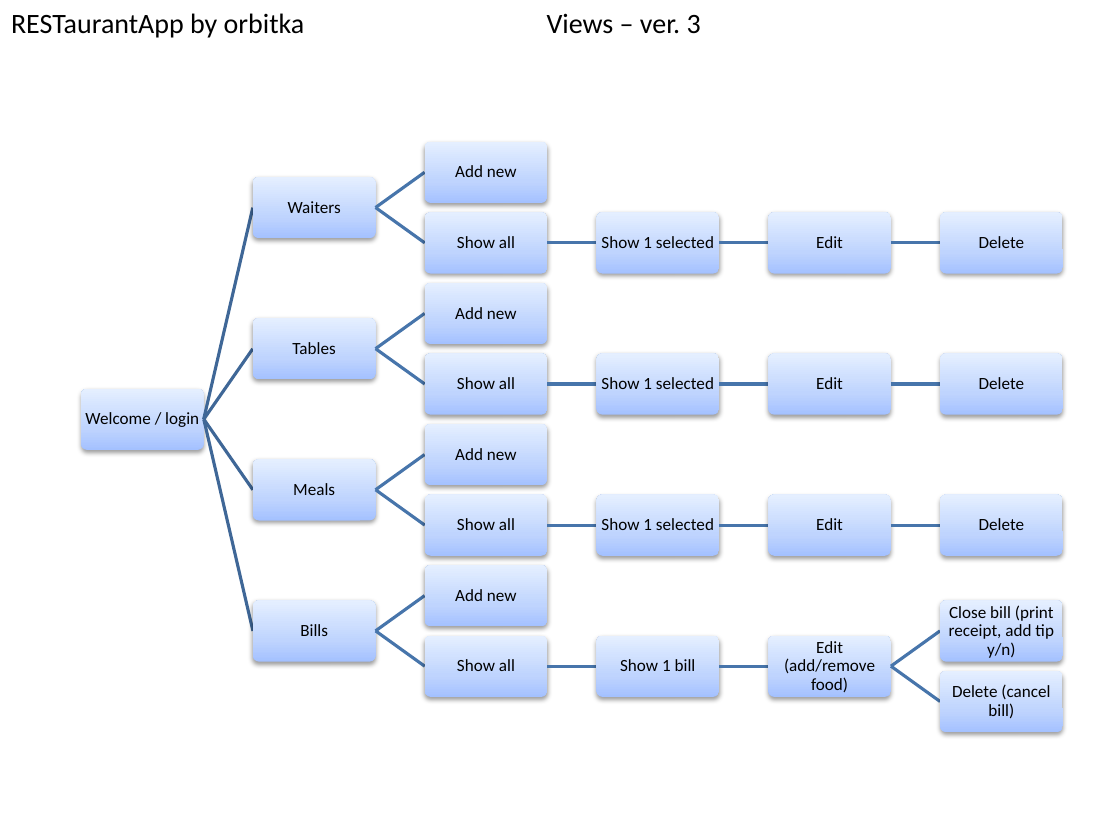
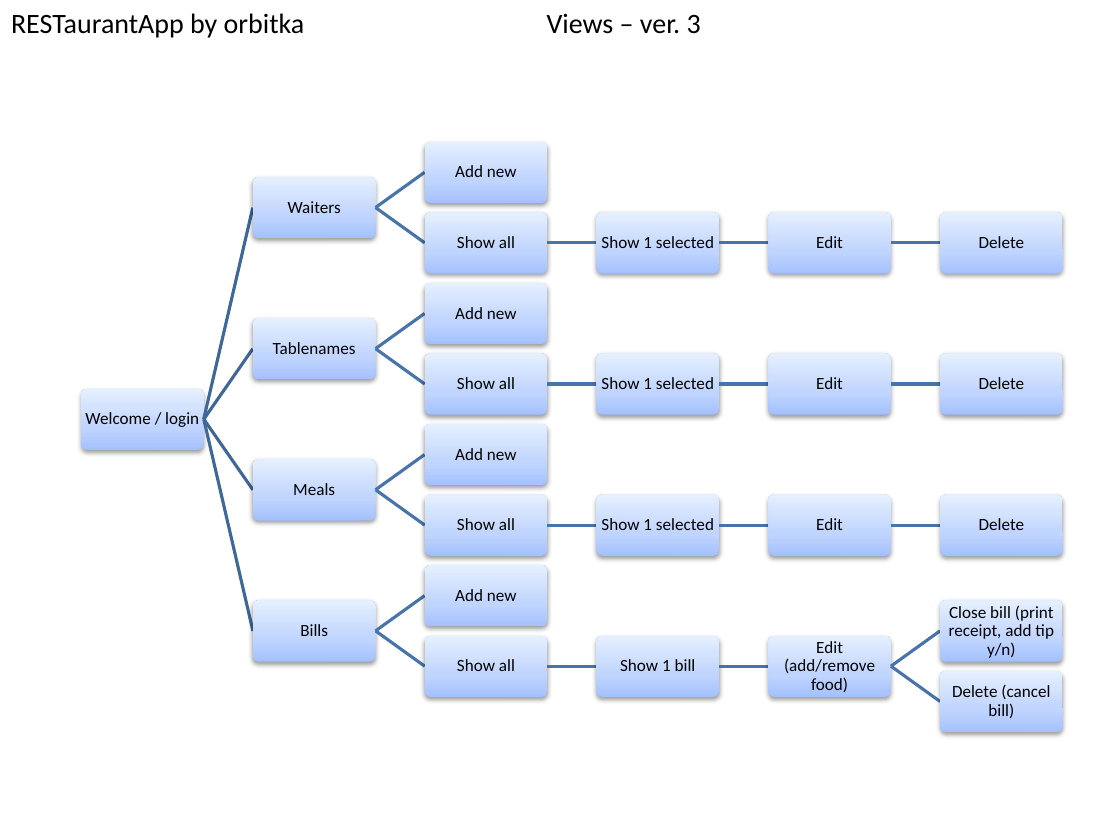
Before and after one commit to orbitka/RESTaurantApp, a slide deck: slide 4 of ERD+wireframes.pptx. Drawn at 1120x840 pixels with LibreOffice and Linux fonts; fonts in the diff are those of the drawing. Boxes give left, top, right and bottom in pixels: in the first picture for what was removed or moved away, otherwise in the second. Text is boxed around its words. In the diff, an @@ line names an element or a change of style, - is before the commit and + after.

```diff
--- a/ERD+wireframes.pptx
+++ b/ERD+wireframes.pptx
@@ text at bbox=[273, 342, 356, 354]: text changed @@
-Tables
+Tablenames
```
Also in this commit, not shown: 8 other slides changed, 59 other files.
